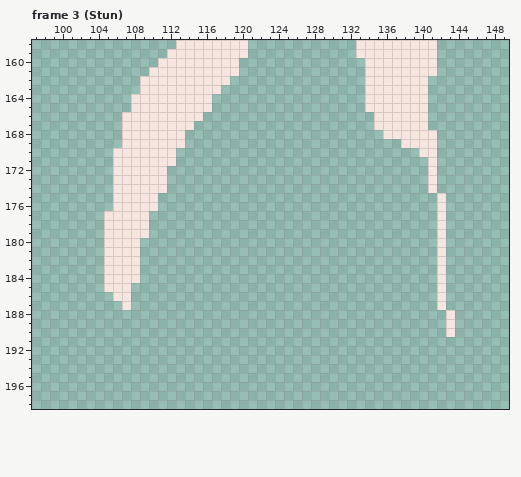
Edited in one commit: pixel-art file (detonator_2/assets/aseprite/prodo/Prodo.aseprite). Above: the version before the commit.
256x256 pixels, 3 frames. Colours within 5 levels of each other are drawn and written as one. Shown: frame 3 (Stun): x 97..149, y 158..198.
After the commit:
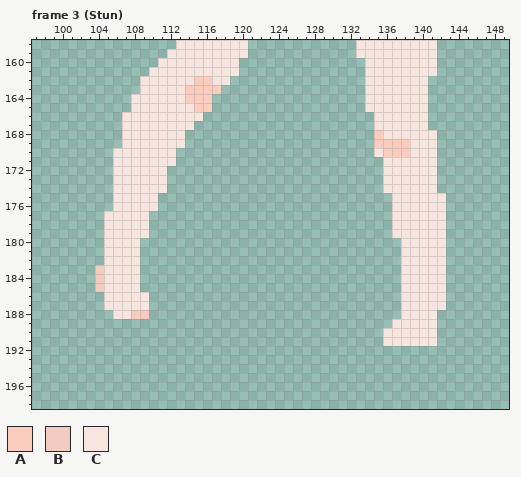
Palette (. is transparent): A #fbcdbe  B #f3ccbf  C #f7e5df
The edit:
Frame 3 (Stun), layer "Layer 1":
y 162: x 115..116 CC -> AA
y 163: x 114..117 CCCC -> AAAA
y 164: x 114..116 CCC -> AAA
y 165: x 115..116 CC -> AA
y 168: x 135 . -> A
y 169: x 135..138 ...C -> AAAA
y 170: x 135..139 ..... -> CAAAC
y 171..174: x 136..140 ..... -> CCCCC
y 175..179: x 137..141 ..... -> CCCCC
y 180..182: x 138..141 .... -> CCCC
y 183..184: x 104 . -> B; x 138..141 .... -> CCCC
y 185: x 104 . -> B; x 108 . -> C; x 138..141 .... -> CCCC
y 186: x 105 . -> C; x 108..109 .. -> CC; x 138..141 .... -> CCCC
y 187: x 105..106 .. -> CC; x 108..109 .. -> CC; x 138..141 .... -> CCCC
y 188: x 106..109 .... -> CCBB; x 138..141 .... -> CCCC; x 143 C -> .
y 189: x 137..141 ..... -> CCCCC; x 143 C -> .
y 190: x 136..141 ...... -> CCCCCC; x 143 C -> .
y 191: x 136..141 ...... -> CCCCCC
Changed places in both pictures, as pixel boxes (x1, y1, x2, y2):
changed: (185, 76, 221, 112)
changed: (374, 130, 455, 346)
added: (95, 265, 149, 319)
